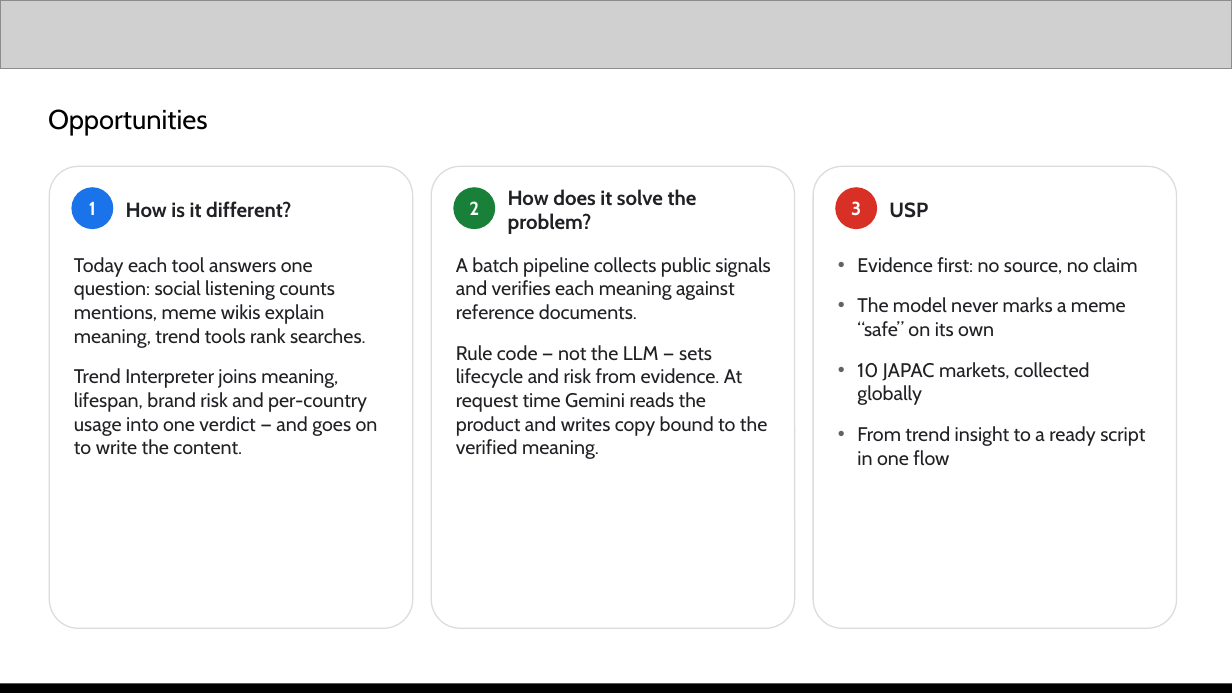
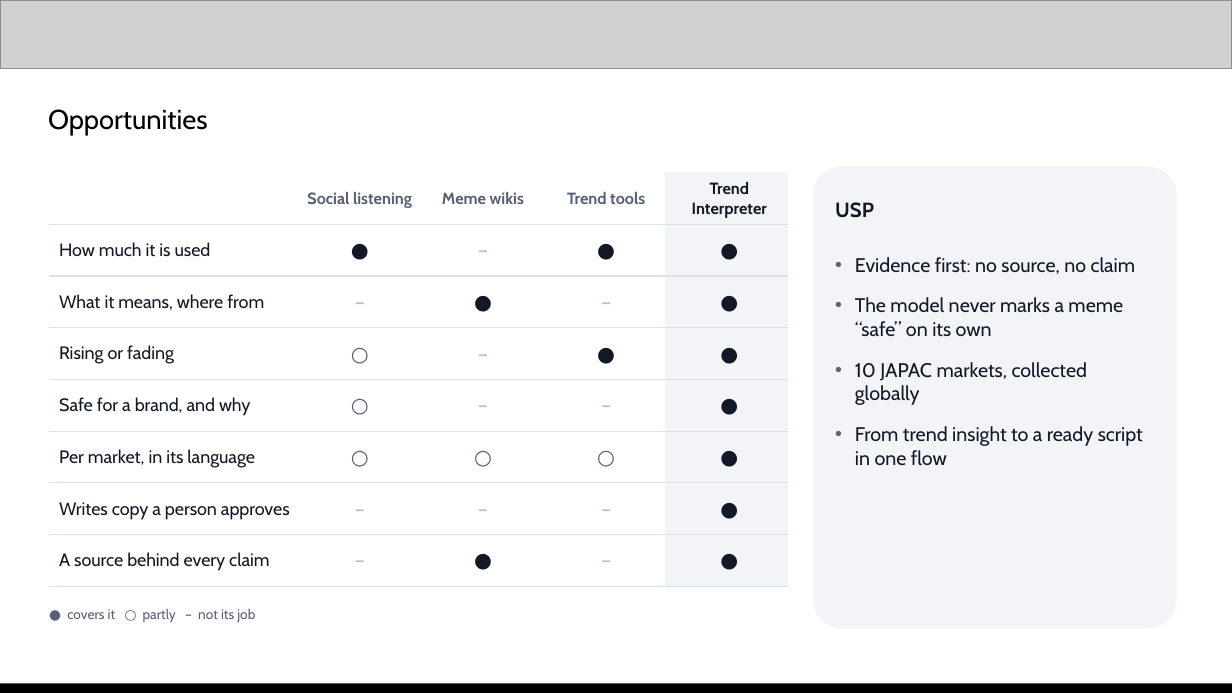
Before and after one commit to Sihyeon-Ji/trend-interpreter, a slide deck: slide 3 of docs/대회/제출/AI-Builder-Cup-제출-초안.pptx. Drawn at 1232x693 pixels with LibreOffice and Linux fonts; fonts in the diff are those of the drawing; grey boxes stand for pictures. Boxes give left, top, right and bottom in pixels: in the first picture for what was removed or moved away, otherwise in the second. Text is boxed around its words. In the diff, an @@ line names an element or a change of style, - is before the commit and + after.

Commit message:
docs: 발표 자료를 웹 톤으로 다시 꾸미고 최신 사례·그래프·표·화면 사진 넣기
- 웹 무대 색(글자 #121826·판 #f2f4f7, 파란색은 사람 승인만), 색 번호 원·테두리 카드·긴 대시 제거
- Why now: 스타벅스 코리아 탱크데이(2026-05)·Journal of Marketing Research(2025) 사례와 Morning Consult 그래프
- 기존 도구 비교표, 회차별 어울림 그래프, 운영 화면 네 장, 효과·실현성 숫자 갱신
- 옛 추천 화면 와이어프레임 슬라이드 삭제
- README(영어·한국어) Why it matters에 같은 최신 사례 추가

```diff
--- a/docs/대회/제출/AI-Builder-Cup-제출-초안.pptx
+++ b/docs/대회/제출/AI-Builder-Cup-제출-초안.pptx
@@ text "Opportunities" at [48,109,208,135]: text colour #000000 to none @@
@@ rounded rectangle removed at [49,166,413,628] @@
@@ table added at [49,172,788,586], 8 rows, 5 columns @@
+ | Social listening | Meme wikis | Trend tools | Trend Interpreter
+How much it is used | ● | – | ● | ●
+What it means, where from | – | ● | – | ●
+Rising or fading | ○ | – | ● | ●
+Safe for a brand, and why | ○ | – | – | ●
+Per market, in its language | ○ | ○ | ○ | ●
+Writes copy a person approves | – | – | – | ●
+A source behind every claim | – | ● | – | ●
@@ rounded rectangle removed at [431,166,795,628] @@
@@ rounded rectangle at [813,166,1177,628]: fill #FFFFFF to #F2F4F7; outline #DADCE0 0.75 pt to none @@
@@ ellipse removed at [71,187,113,229] @@
-1
@@ text removed at [126,201,291,218] @@
-How is it different?
@@ ellipse removed at [453,187,495,229] @@
-2
@@ text removed at [508,189,697,234] @@
-How does it solve the problem?
@@ text "USP" at [835,202,874,218]: text colour #202124 to #121826 @@
@@ text "USP": place and size @@
-text "USP" at [889,202,928,218]
+text "USP" at [835,202,874,218]
@@ ellipse removed at [835,187,877,229] @@
-3
@@ text removed at [74,257,378,455] @@
-Today each tool answers one question: social listening counts mentions, meme wikis explain meaning, trend tools rank searches.
-Trend Interpreter joins meaning, lifespan, brand risk and per-country usage into one verdict — and goes on to write the content.
@@ text removed at [456,257,770,459] @@
-A batch pipeline collects public signals and verifies each meaning against reference documents.
-Rule code — not the LLM — sets lifecycle and risk from evidence. At request time Gemini reads the product and writes copy bound to the verified meaning.
@@ text "Evidence first: no source, no ..." at [855,257,1143,465]: text colour #202124 to #121826 @@
@@ text added at [67,609,255,623], 8 pt, text #566074 @@
+● covers it ○ partly – not its job
```
Also in this commit, not shown: 12 other slides changed, 1 slide removed, 3 other files.
